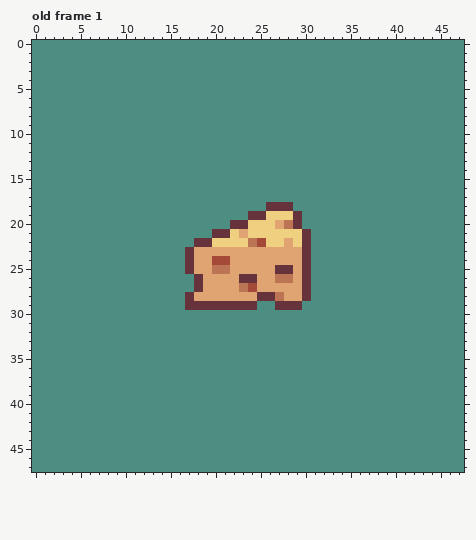
Two versions of one pixel-art file, public/assets/graphics/snek-pickups.ase. Above is the file before it was changed.
48x48 pixels, 8 frames. Colours within 5 levels of each other are drawn and written as one. Shown: old frame 1. The commit also changed other frames, which this record leaves out.
And afterwards:
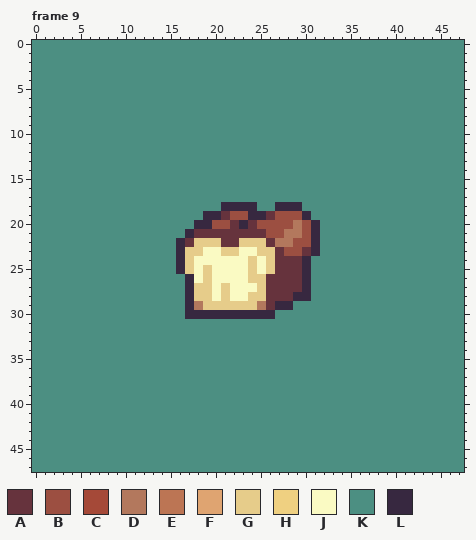
Palette (. is transparent): A #66333d  B #9c4f41  C #a54938  D #b3785d  E #bc7554  F #dfa471  G #e6cc8a  H #efd081  J #fafac3  K #4c8f82  L #372840
A new or re-ordered frame is compared with the old frame closest to it.
From the commit log: WIP add bonus pickup drops
What changed:
frames 8 -> 28
Changed rows in their new state; - is an unchanged pixel.
Frame 9 is new; against old frame 1, layer "Layer 1":
first column x 16:
18 -----LLLL-KLLL--
19 ---LLABBLLABBBL-
20 --LLBB-LABBBBDBL
21 -LAA--AAAABBDDBL
22 LAGGGAAGGGADDBBL
23 LGGJJGGJJGGABB-L
24 LGJJJJJJGJGAAAL-
25 LGJGJJJJGJG--AL-
26 -LJGJJJJGGAAAAL-
27 -LGGJGJJJGAAAAL-
28 -LGGJGJJGG-AALL-
29 -LDGGGGGGDALLK--
30 -LLLLLLLLLL-----
Changed places in both pictures, as pixel boxes (x1, y1, x2, y2):
changed: (176, 202, 320, 319)
